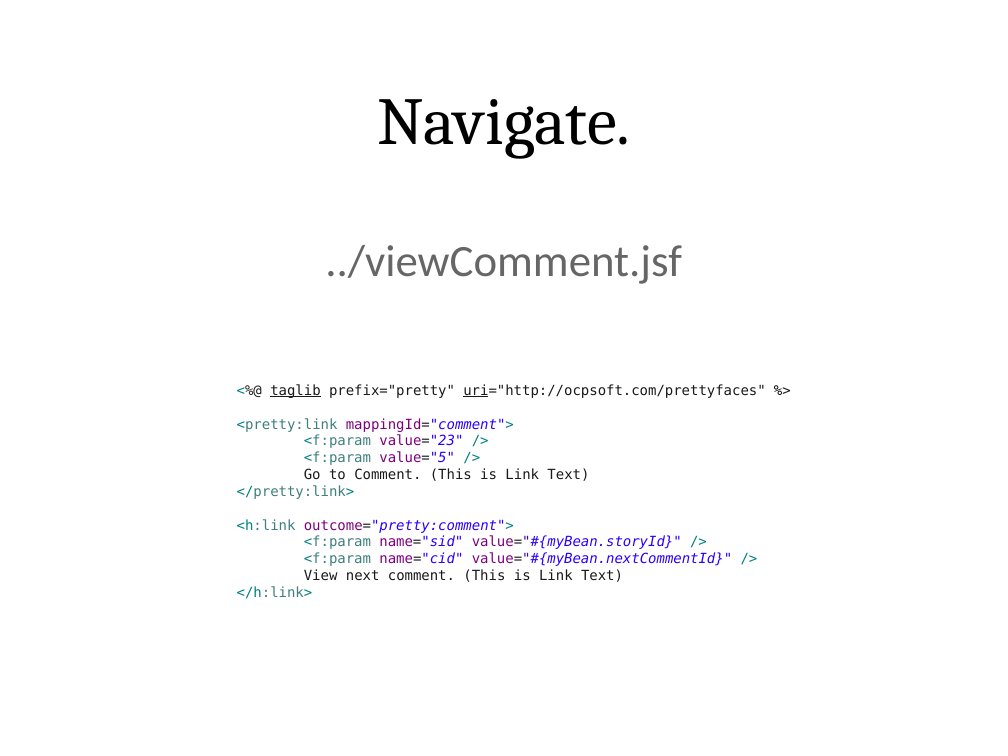
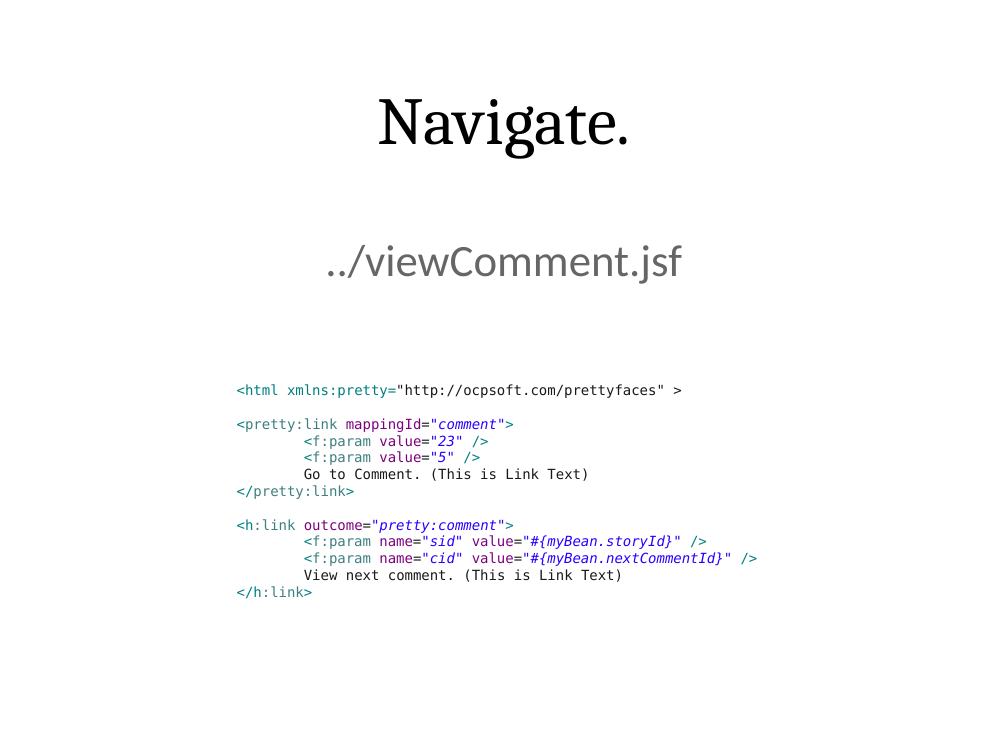
Before and after one commit to lincolnthree/talks, a slide deck: slide 81 of 2011_Beautiful_Java_EE_JAXConf.odp. Drawn at 1008x756 pixels with LibreOffice and Linux fonts; fonts in the diff are those of the drawing. Boxes give left, top, right and bottom in pixels: in the first picture for what was removed or moved away, otherwise in the second. Text is boxed around its words. In the diff, an @@ line names an element or a change of style, - is before the commit and + after.

```diff
--- a/2011_Beautiful_Java_EE_JAXConf.odp
+++ b/2011_Beautiful_Java_EE_JAXConf.odp
@@ text at box(237, 384, 665, 398): text changed @@
-<%@ taglib prefix="pretty" uri="http://ocpsoft.com/prettyfaces" %>
+<html xmlns:pretty="http://ocpsoft.com/prettyfaces" >
```
Also in this commit, not shown: 7 other slides changed.
